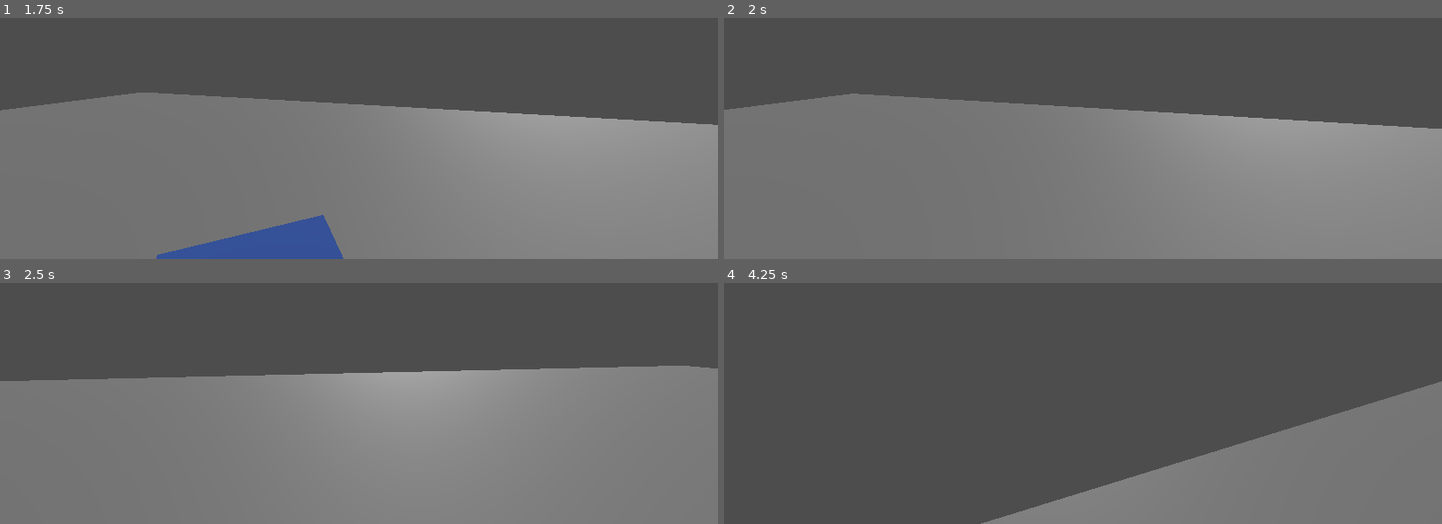
Above: before the commit, frames 1-4 (two rows, left to right).
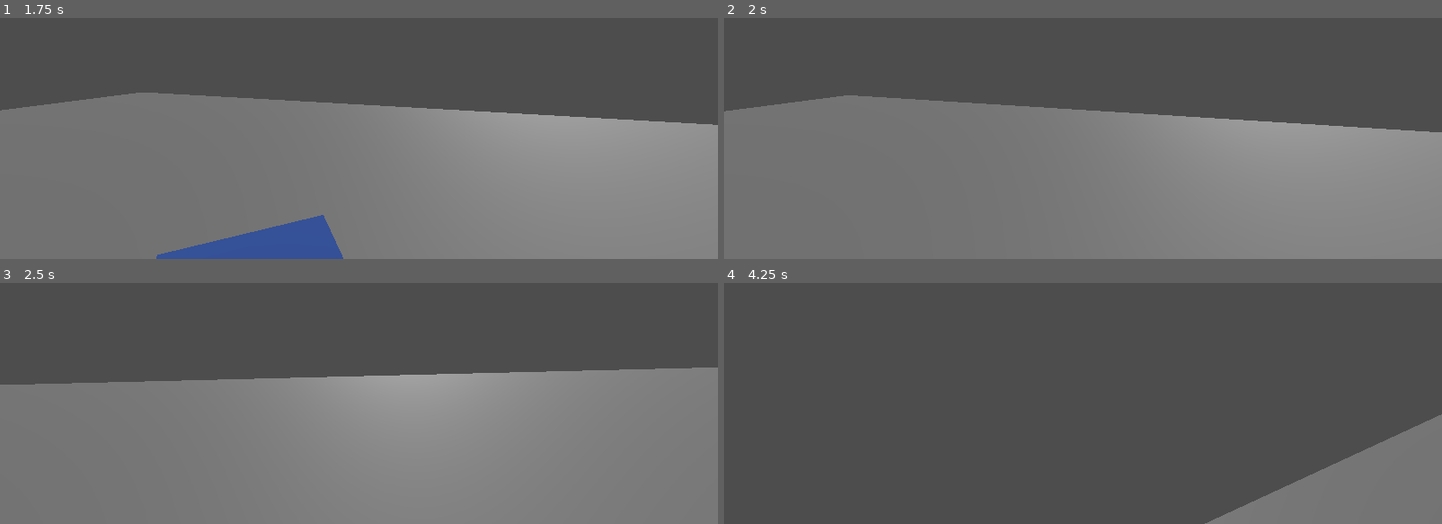
Above: after the commit, the same moments.

Repository: AntoninHUDRY/Q_panic
Game: Godot game, scene res://CameraTest.tscn
Two runs of this game, one before a commit and one after it. Both use one fixed random seed, a clock stepped at 60 frames per second and the inputs below.
Inputs (mouse positions are in pixels of both pictures, inside the frame that each line leads up to):
- Up to frame 1 (1.75 s): move the mouse to (394, 56) at 0.52 s; hold Ctrl (crouch) 0.53-1.28 s; hold W (up) from 0.53 s (still down); click (394, 56) at 0.67 s; tap Space (jump) at 0.77, 1.52 s; move the mouse to (323, 58) at 1.27 s; tap Shift (sprint) at 1.35 s; click (323, 58) at 1.42 s
- Up to frame 2 (2 s): keep holding W (up)
- Up to frame 3 (2.5 s): keep holding W (up); move the mouse to (373, 314) at 2.02 s; hold Ctrl (crouch) from 2.03 s (still down); click (373, 314) at 2.17 s
- Up to frame 4 (4.25 s): keep holding W (up); move the mouse to (1075, 328) at 2.77 s; release Ctrl (crouch) at 2.78 s; tap Shift (sprint) at 2.85 s; click (1075, 328) at 2.92 s; tap Space (jump) at 3.02, 3.77 s; move the mouse to (1133, 326) at 3.52 s; hold Ctrl (crouch) from 3.53 s (still down); click (1133, 326) at 3.67 s

Frame 1 is identical in both runs. In frame 2, 1.0% of the frame differs, in the area x 0-100%, y 31-48%; in frame 3, 1.3%; in frame 4, 12%, in the area x 35-100%, y 40-100%.

Commit message:
Fix collisions

Diff:
--- a/Camera/IntersectionDetectingCamera.gd
+++ b/Camera/IntersectionDetectingCamera.gd
@@ -20,6 +20,8 @@
 
 func _init():
 	area = Area3D.new()
+	area.set_collision_layer_value(1, false)
+	area.set_collision_mask_value(3, true)
 	var collision_shape = CollisionShape3D.new()
 	shape = ConvexPolygonShape3D.new()
 	collision_shape.shape = shape
--- a/Camera/MainCamera.gd
+++ b/Camera/MainCamera.gd
@@ -32,3 +32,4 @@
 	if event is InputEventMouseMotion:
 		player.rotate_y(-event.relative.x * LOOKAROUND_SPEED)
 		rotate_x(-event.relative.y * LOOKAROUND_SPEED)
+		rotation.x = clampf(rotation.x, -deg_to_rad(89), deg_to_rad(89))
--- a/CameraTest.tscn
+++ b/CameraTest.tscn
@@ -70,6 +70,8 @@
 
 [node name="RigidBody3D_1" type="RigidBody3D" parent="EntangledGroup/Cube1"]
 transform = Transform3D(0.471545, 0.423554, -0.773464, -0.668235, 0.74395, 0, 0.575419, 0.516856, 0.63384, -0.307123, 2.16034, -5.78349)
+collision_layer = 12
+collision_mask = 7
 
 [node name="MeshInstance3D" type="MeshInstance3D" parent="EntangledGroup/Cube1/RigidBody3D_1"]
 mesh = SubResource("BoxMesh_kr0v7")
@@ -84,6 +86,8 @@
 
 [node name="RigidBody3D_2" type="RigidBody3D" parent="EntangledGroup/Cube2"]
 transform = Transform3D(0.471545, 0.423554, -0.773464, -0.668235, 0.74395, 0, 0.575419, 0.516856, 0.63384, -3.23704, 2.70669, -3.3426)
+collision_layer = 12
+collision_mask = 7
 
 [node name="MeshInstance3D" type="MeshInstance3D" parent="EntangledGroup/Cube2/RigidBody3D_2"]
 mesh = SubResource("BoxMesh_kr0v7")
@@ -94,6 +98,8 @@
 
 [node name="player" type="CharacterBody3D" parent="."]
 transform = Transform3D(1, 0, 0, 0, 1.5, 0, 0, 0, 1, 0, 1.3, 0)
+collision_layer = 2
+collision_mask = 11
 script = ExtResource("5_q6hax")
 
 [node name="MeshInstance3D" type="MeshInstance3D" parent="player"]
--- a/project.godot
+++ b/project.godot
@@ -52,3 +52,10 @@
 "events": [Object(InputEventKey,"resource_local_to_scene":false,"resource_name":"","device":-1,"window_id":0,"alt_press …(182 unchanged characters)…
 ]
 }
+
+[layer_names]
+
+3d_physics/layer_1="Environment"
+3d_physics/layer_2="Player"
+3d_physics/layer_3="All Quantum Objects"
+3d_physics/layer_4="Visible Quantum Objects"
--- a/quantum/QuantumObject.gd
+++ b/quantum/QuantumObject.gd
@@ -7,9 +7,13 @@
 var collider: CollisionObject3D
 
 func hide():
+	collider.set_collision_layer_value(4, false)
+	collider.set_collision_mask_value(2, false)
 	collider.hide()
 
 func show():
+	collider.set_collision_layer_value(4, true)
+	collider.set_collision_mask_value(2, true)
 	collider.show()
 
 # Called when the node enters the scene tree for the first time.
